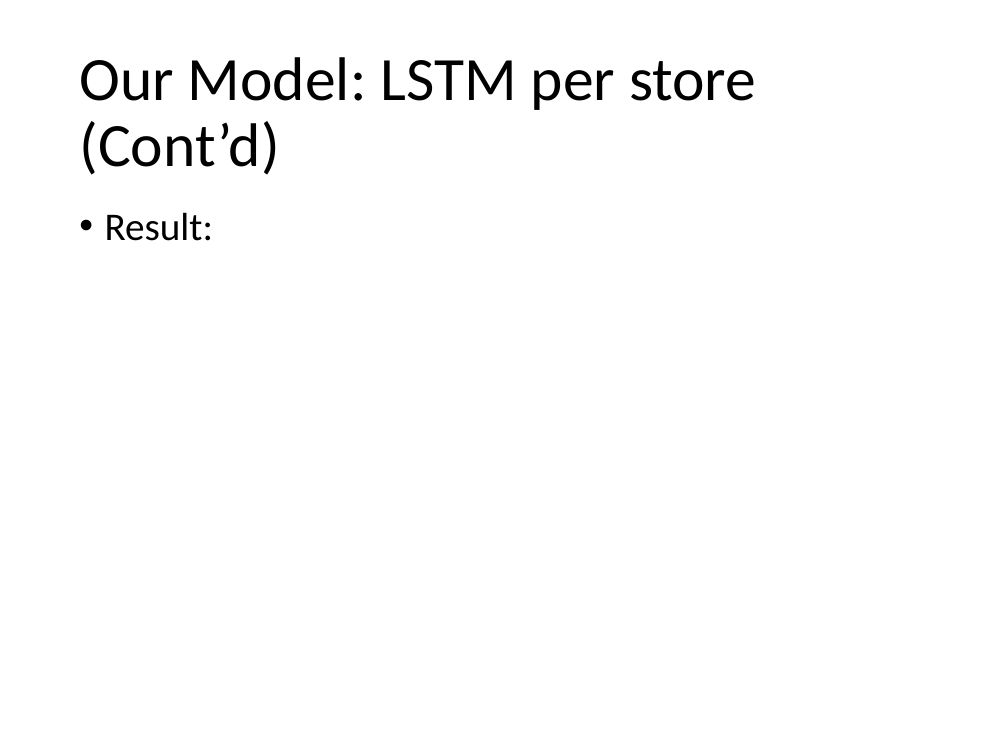
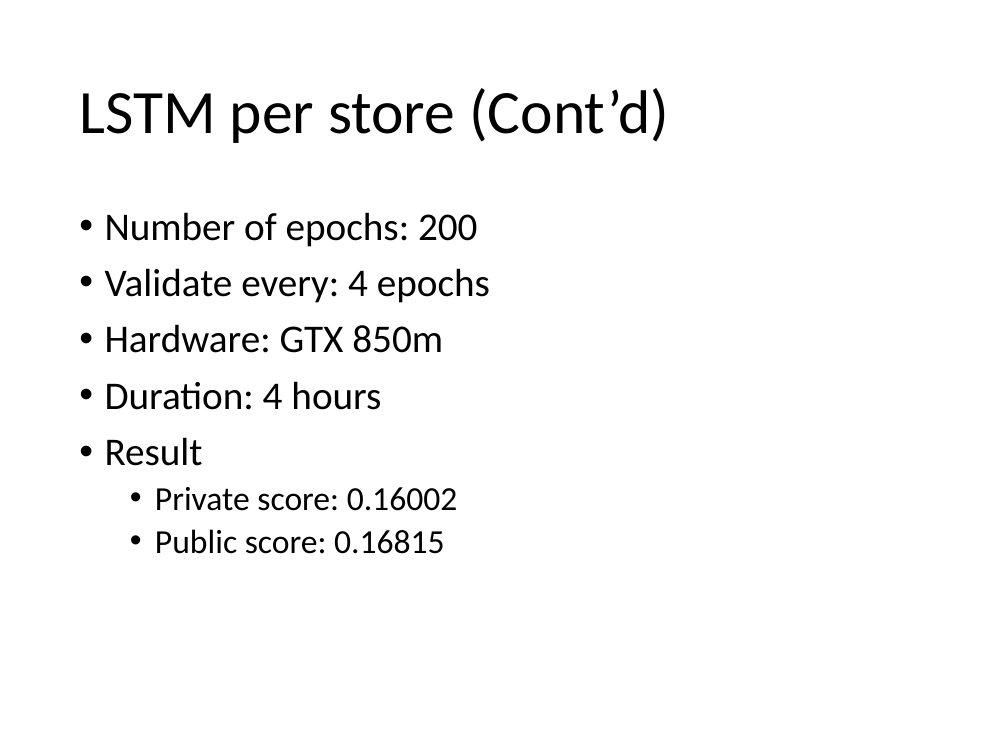
Before and after one commit to Stefan0010/CZ4041, a slide deck: slide 7 of slides/main.pptx (slide 6 before the commit). Drawn at 1008x756 pixels with LibreOffice and Linux fonts; fonts in the diff are those of the drawing. Boxes give left, top, right and bottom in pixels: in the first picture for what was removed or moved away, otherwise in the second. Text is boxed around its words. In the diff, an @@ line names an element or a change of style, - is before the commit and + after.

```diff
--- a/slides/main.pptx
+++ b/slides/main.pptx
@@ title at (79,88,669,143): text changed @@
-Our Model: LSTM per store (Cont’d)
+LSTM per store (Cont’d)
@@ text at (105,212,490,554): text changed @@
-• Result:
+• Number of epochs: 200
+• Validate every: 4 epochs
+• Hardware: GTX 850m
+• Duration: 4 hours
+• Result
+  • Private score: 0.16002
+  • Public score: 0.16815
```
Also in this commit, not shown: 1 other slide changed, 12 slides added, 1 slide removed.
